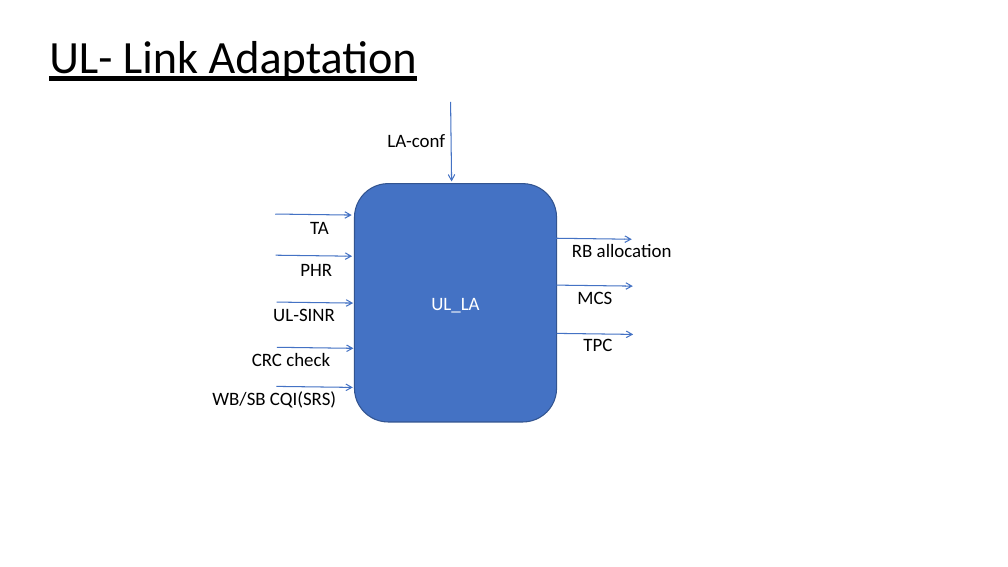
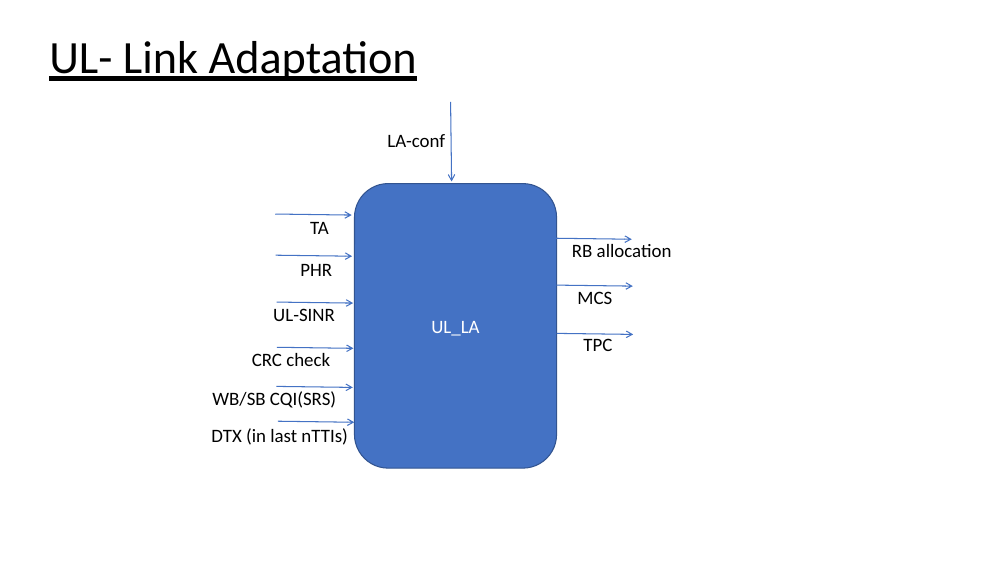
Before and after one commit to BharathTS007/openLteMac, a slide deck: slide 13 of Doc/openLte_MAC_ARCH.pptx. Drawn at 1008x567 pixels with LibreOffice and Linux fonts; fonts in the diff are those of the drawing. Boxes give left, top, right and bottom in pixels: in the first picture for what was removed or moved away, otherwise in the second. Text is boxed around its words. In the diff, an @@ line names an element or a change of style, - is before the commit and + after.

```diff
--- a/Doc/openLte_MAC_ARCH.pptx
+++ b/Doc/openLte_MAC_ARCH.pptx
@@ rounded rectangle "UL_LA": place and size @@
-rounded rectangle "UL_LA" at (355, 184, 557, 422)
+rounded rectangle "UL_LA" at (355, 184, 557, 468)
@@ text added at (211, 428, 347, 445), 18 pt, text #000000 @@
+DTX (in last nTTIs)
@@ arrow added from (278, 421) to (355, 423), #4472C4 1 pt @@
```
Also in this commit, not shown: 1 other slide changed.
